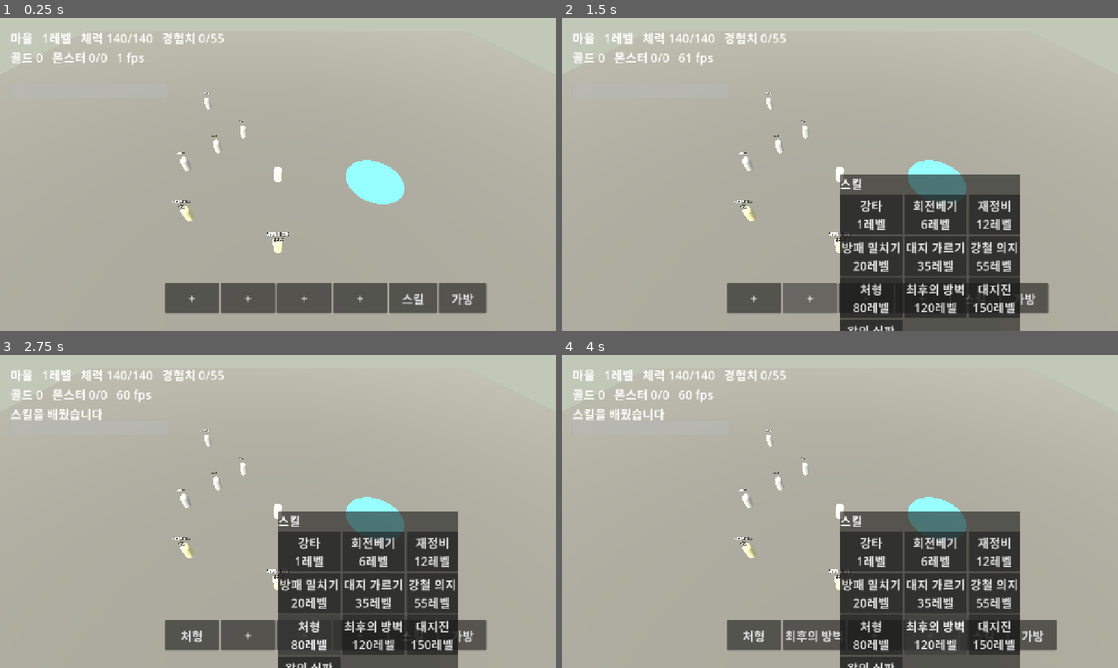
Above: before the commit, frames 1-4 (two rows, left to right).
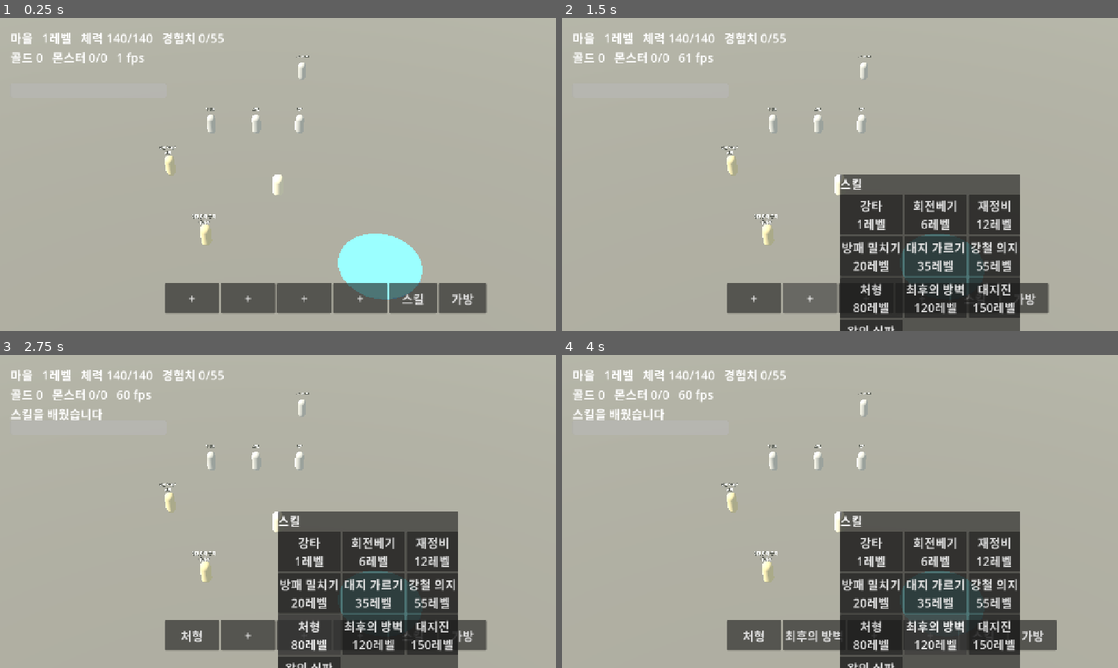
Above: after the commit, the same moments.

Repository: gogoalswo/MMORPG
Game: Godot game, scene res://main.tscn
Same seed, same stepped clock (60 frames per second), same inputs: the game is played once before the commit and once after it.
Inputs:
- Up to frame 1 (0.25 s): no input
- Up to frame 2 (1.5 s): click "+" at 0.5 s; click "+" at 1.25 s
- Up to frame 3 (2.75 s): click "+" at 2 s
- Up to frame 4 (4 s): click "처형" at 2.75 s; click "+" at 3.5 s

The runs differ from the first frame. In frame 1, 4.6% of the frame differs, in the area x 28-76%, y 12-90%; in frame 2, 2.0%; in frame 3, 2.0%; in frame 4, 2.0%.

Commit message:
쿼터뷰 카메라 — 웹 클라와 같은 FOV 30 · 피치 42 · 거리 40
고도 기본 FOV(75)로 두니 원근이 살아나 지평선까지 보였다. 좁은 FOV 로 원근을
죽이는 게 쿼터뷰의 핵심이다 (웹 클라 cameraRig.ts 의 주석과 같은 이유).

화면 세로 28.3m -> 21.4m, 화면 맨 위가 보던 거리 68m -> 53m.
존을 옮긴 프레임에는 보간 없이 곧바로 자리잡는다.

Q/E 회전과 줌은 아직 안 옮겼다.

확인: 내려보기 42도·거리 40m·FOV 30, 요 45도(가로·세로 치우침 같음),
각도가 바뀌어도 눌러서 걸어가는 것은 그대로. 고도 테스트 16개 통과.

Co-Authored-By: Claude Opus 5 <noreply@anthropic.com>
Claude-Session: https://claude.ai/code/session_01FWZ5o5cfGG3ogQzQN9Uxud

Diff:
--- /dev/null
+++ b/godot/game/camera_rig.gd
@@ -0,0 +1,45 @@
+class_name CameraRig
+extends Camera3D
+
+## 고정각 쿼터뷰 카메라. 웹 클라의 game/cameraRig.ts 와 같은 값이다.
+##
+## **좁은 FOV(30도)로 원근을 죽여서 아이소메트릭 느낌을 내는 게 핵심이다.**
+## 완전한 직교 투영은 입체감이 사라지고, 넓은 FOV(고도 기본 75)는 원근이 살아나
+## 지평선까지 보인다 — 2026-09-17 에 "너무 아래서 바라본다" 고 지적받은 것이 이것이다.
+##
+## Q/E 회전과 줌은 아직 안 옮겼다. 웹 쪽에는 있다.
+
+## 보는 방향 — 45도에서 내려다본다
+const YAW := PI / 4
+const PITCH := 42.0
+
+## 초점까지의 거리. FOV 30 과 맞물려 화면 세로가 약 21m 잡힌다
+const DISTANCE := 40.0
+
+## **캐릭터 원점은 발밑이다.** 가슴 높이를 봐야 가까이 당겨도 머리가 안 잘린다
+const FOCUS_HEIGHT := 1.0
+
+var _focus := Vector3.ZERO
+
+
+func _init() -> void:
+	fov = 30.0
+	near = 1.0
+	far = 400.0
+	current = true
+
+
+## 지수 감쇠 스무딩 — 프레임레이트에 독립적이다.
+## snap 은 존을 옮겼을 때처럼 보간 없이 곧바로 자리잡아야 할 때 쓴다
+func follow(target: Vector3, delta: float, snap: bool = false) -> void:
+	var desired := Vector3(target.x, target.y + FOCUS_HEIGHT, target.z)
+	_focus = desired if snap else _focus.lerp(desired, 1.0 - exp(-11.0 * delta))
+
+	var pitch := deg_to_rad(PITCH)
+	var offset := Vector3(
+		cos(pitch) * sin(YAW),
+		sin(pitch),
+		cos(pitch) * cos(YAW)
+	) * DISTANCE
+	position = _focus + offset
+	look_at(_focus, Vector3.UP)
--- a/godot/game/game.gd
+++ b/godot/game/game.gd
@@ -17,9 +17,11 @@
 var _player_y := 0.9
 ## 이번 프레임에 걸었나 (달리기·대기 동작을 고르는 데 쓴다)
 var _moving := false
+## 카메라 스무딩에 쓴다 — _draw_state 가 델타를 따로 안 받는다
+var _last_delta := 0.0
 ## 공격 동작을 언제까지 트나 (서버가 준 경직 시간)
 var _swing_until := 0
-var _camera: Camera3D
+var _camera: CameraRig
 var _label: Label
 var _marker: MeshInstance3D
 
@@ -153,8 +155,7 @@
 	_marker.visible = false
 	add_child(_marker)
 
-	_camera = Camera3D.new()
-	_camera.current = true
+	_camera = CameraRig.new()
 	add_child(_camera)
 
 	var ui := CanvasLayer.new()
@@ -723,6 +724,7 @@
 
 func _process(delta: float) -> void:
 	_moving = false
+	_last_delta = delta
 	_send_input(delta)
 	_draw_state()
 	_tick_aoe()
@@ -816,7 +818,8 @@
 	var snap := _transport.snapshot()
 	# 차원문으로 옮겼으면 존을 통째로 다시 짓는다
 	var zone_now := str(snap.get("zone", ""))
-	if zone_now != "" and zone_now != _shown_zone:
+	var zone_changed := zone_now != "" and zone_now != _shown_zone
+	if zone_changed:
 		_build_zone(zone_now)
 
 	var players: Dictionary = snap.get("players", {})
@@ -829,8 +832,8 @@
 	_play_player_clip(me)
 
 	# 뒤 위에서 내려다본다. 지금은 고정 각도다
-	_camera.position = _player.position + Vector3(0, 14, 12)
-	_camera.look_at(_player.position, Vector3.UP)
+	# 존을 옮긴 프레임에는 보간 없이 곧바로 자리잡는다
+	_camera.follow(_player.position, _last_delta, zone_changed)
 
 	# 쫓아오는 놈들이 실제로 움직인다. 자리는 World 가 정하고 여기서는 따라 그린다
 	for monster in snap.get("monsters", []):
--- /dev/null
+++ b/godot/tests/camera_test.gd
@@ -0,0 +1,91 @@
+extends SceneTree
+
+## 쿼터뷰 카메라 — 웹 클라(game/cameraRig.ts)와 같은 값인지 본다.
+##
+## 각도는 눈으로 보면 "좀 더 위에서" 같은 말밖에 안 나온다. 숫자로 잡아 둔다.
+##
+##   godot --headless --path godot --script tests/camera_test.gd
+
+var _failed := 0
+
+
+func _init() -> void:
+	Save.clear()
+	_case_values()
+	_run_scene.call_deferred()
+
+
+func _fail(text: String) -> void:
+	print("  실패 " + text)
+	_failed += 1
+
+
+func _eq(label: String, got: float, want: float, slack: float = 1e-4) -> void:
+	if absf(got - want) > slack:
+		print("  실패 %s: %.3f 이어야 하는데 %.3f" % [label, want, got])
+		_failed += 1
+
+
+func _case_values() -> void:
+	_eq("피치", CameraRig.PITCH, 42.0)
+	_eq("요", CameraRig.YAW, PI / 4)
+	_eq("거리", CameraRig.DISTANCE, 40.0)
+
+
+func _run_scene() -> void:
+	root.add_child(load("res://main.tscn").instantiate())
+	await process_frame
+	var game: Node3D = root.get_node("Game")
+	for i in 30:
+		await process_frame
+
+	var cam: CameraRig = game._camera
+	_eq("FOV", cam.fov, 30.0)
+	_eq("near", cam.near, 1.0)
+	_eq("far", cam.far, 400.0)
+
+	var me: Dictionary = game._transport.snapshot().players[game._transport.my_id()]
+	var focus := Vector3(me.x, CameraRig.FOCUS_HEIGHT, me.z)
+	var offset := cam.position - focus
+
+	_eq("초점까지 거리", offset.length(), CameraRig.DISTANCE, 0.05)
+
+	# 내려다보는 각 — 수평에서 얼마나 올라가 있나
+	var down := rad_to_deg(asin(offset.y / offset.length()))
+	_eq("내려다보는 각", down, CameraRig.PITCH, 0.05)
+
+	# 45도에서 본다 = 가로·세로 치우침이 같다
+	_eq("요 45도", offset.x, offset.z, 0.05)
+
+	# FOV 30 · 거리 40 이면 화면 세로가 약 21m 다. 고도 기본 FOV 75 였을 때는
+	# 61m 라 존(92m)의 3분의 2가 한 화면에 들어왔다 — "멀리까지 보인다" 의 원인
+	var visible_h := 2.0 * CameraRig.DISTANCE * tan(deg_to_rad(cam.fov) / 2.0)
+	if absf(visible_h - 21.4) > 0.3:
+		_fail("화면 세로가 21.4m 여야 하는데 %.1fm" % visible_h)
+	else:
+		print("  카메라: 내려보기 %.0f도 · 거리 %.0fm · FOV %.0f -> 화면 세로 %.1fm" % [
+			down, offset.length(), cam.fov, visible_h
+		])
+
+	# 각도가 바뀌어도 눌러서 걸어가는 것은 그대로여야 한다
+	var before := Vector2(me.x, me.z)
+	var press := InputEventMouseButton.new()
+	press.button_index = MOUSE_BUTTON_LEFT
+	press.pressed = true
+	press.position = Vector2(300, 260)
+	game._unhandled_input(press)
+	for i in 60:
+		await process_frame
+	var moved := Vector2(me.x, me.z).distance_to(before)
+	if moved < 0.3:
+		_fail("새 각도에서 눌렀는데 안 움직였다 (%.2f m)" % moved)
+	else:
+		print("  눌러서 %.2f m 이동 — 각도가 바뀌어도 그대로다" % moved)
+
+	Save.clear()
+	if _failed == 0:
+		print("카메라: 전부 통과")
+		quit(0)
+	else:
+		print("카메라: %d개 실패" % _failed)
+		quit(1)
Not shown, added: godot/game/camera_rig.gd.uid
Not shown, changed: docs/features/godot-migration.md
